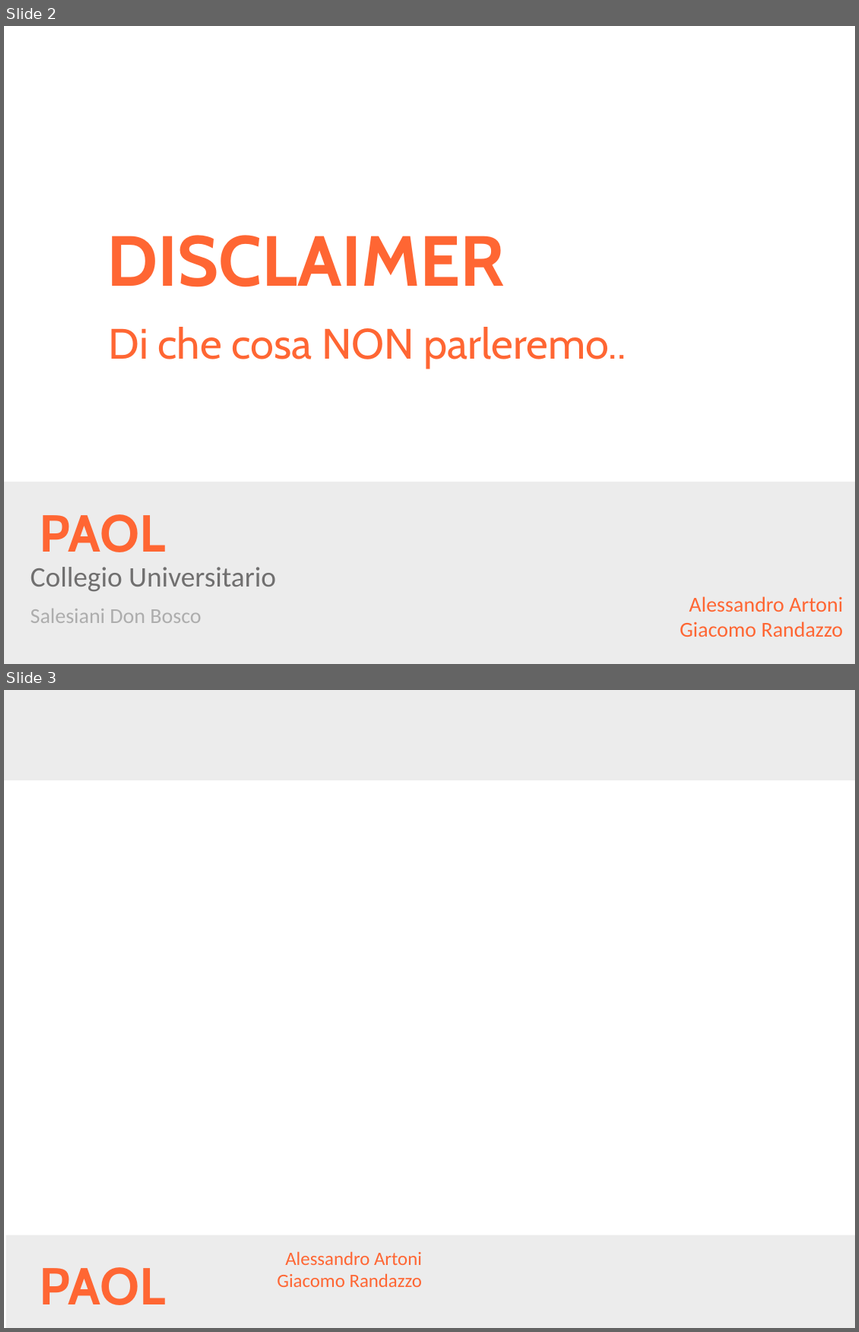
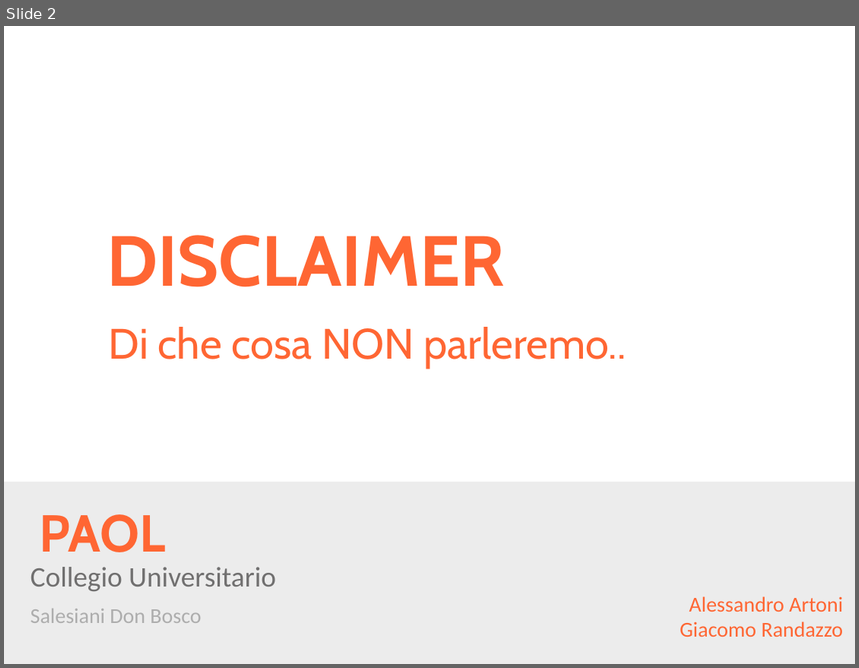
Before and after one commit to AlessandroArtoni/blockchainAndCriptocurrencies, a slide deck: Presentazione.pptx. Shown one above the other, each under a label of ours: slides 2 and 3 before the commit, slide 2 after it. The pictures are 859x1332 and 859x668 pixels, drawn with LibreOffice and Linux fonts; fonts in the diff are those of the drawing; background and template pictures are left out. Boxes give left, top, right and bottom in pixels: in the first picture for what was removed or moved away, otherwise in the second. Text is boxed around its words. In the diff, an @@ line names an element or a change of style, - is before the commit and + after.

```diff
--- a/Presentazione.pptx
+++ b/Presentazione.pptx
@@ slide 3 removed at bbox=[4, 690, 855, 1328], background #FFFFFF @@
@@ rectangle removed at bbox=[4, 690, 855, 780] @@
@@ rectangle removed at bbox=[6, 1236, 855, 1328] @@
@@ text removed at bbox=[277, 1252, 423, 1287] @@
-Alessandro Artoni
-Giacomo Randazzo
@@ text removed at bbox=[39, 1268, 165, 1306] @@
-PAOL
```
Also in this commit, not shown: 22 slides added, 1 other slide removed.
